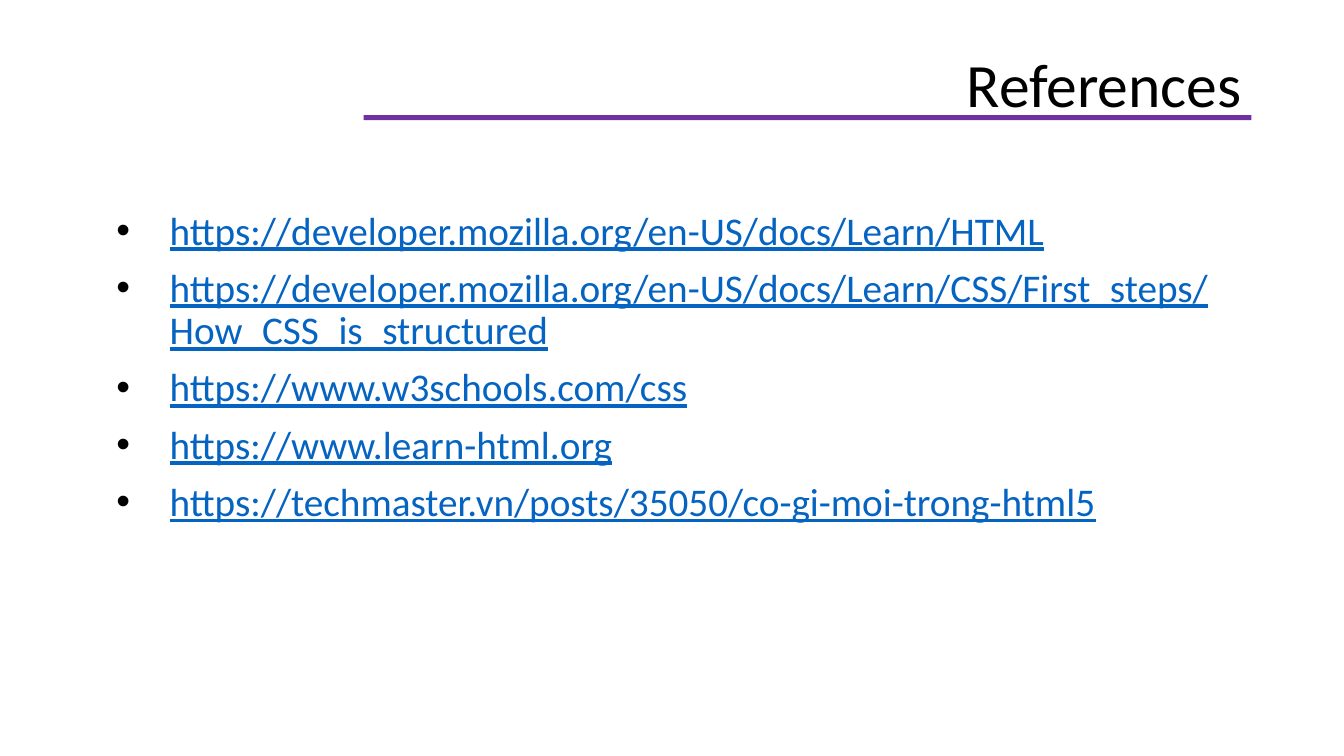
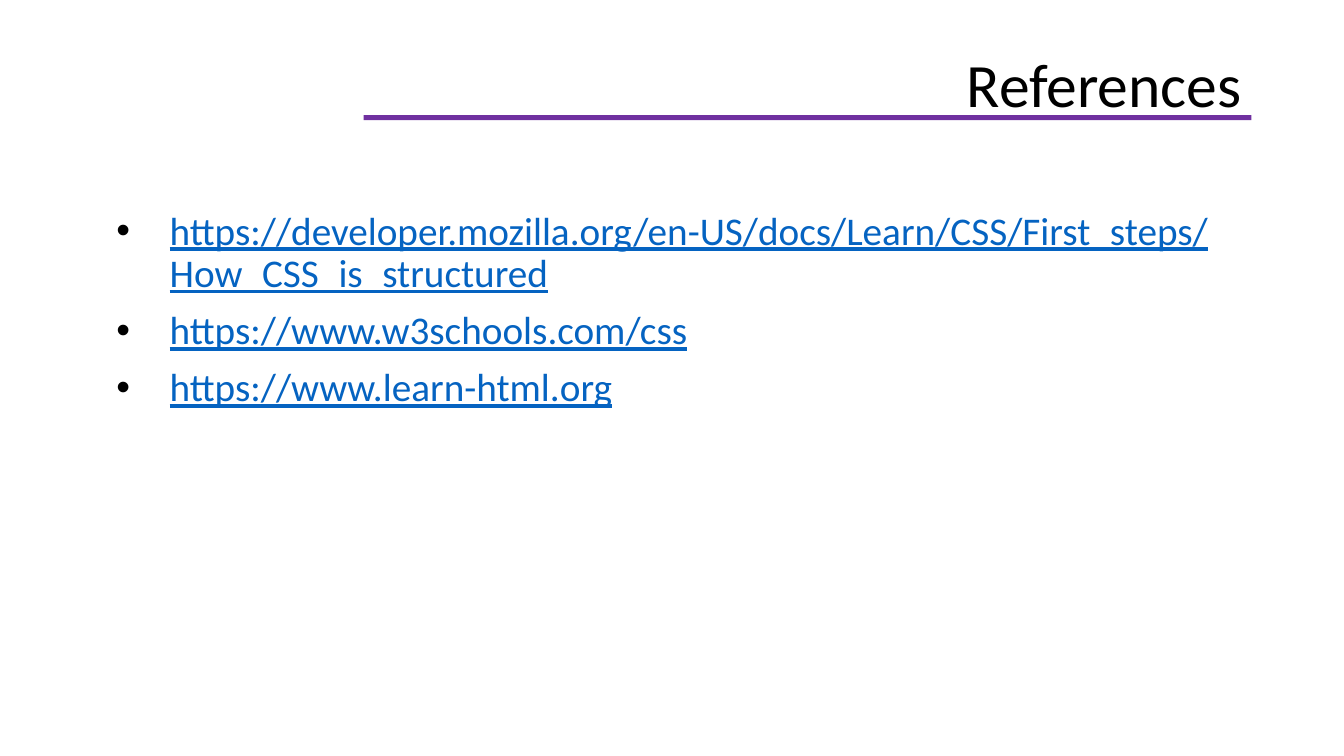
Before and after one commit to giaule91/basic-html, a slide deck: slide 2 of docs/CSS.pptx. Drawn at 1344x756 pixels with LibreOffice and Linux fonts; fonts in the diff are those of the drawing; background and template pictures are left out. Boxes give left, top, right and bottom in pixels: in the first picture for what was removed or moved away, otherwise in the second. Text is boxed around its words. In the diff, an @@ line names an element or a change of style, - is before the commit and + after.

Commit message:
update demo html structure

```diff
--- a/docs/CSS.pptx
+++ b/docs/CSS.pptx
@@ text at (170, 217, 1044, 252): paragraph removed @@
-• https://developer.mozilla.org/en-US/docs/Learn/HTML
@@ text at (170, 488, 1095, 523): paragraph removed @@
-• https://techmaster.vn/posts/35050/co-gi-moi-trong-html5
```
Also in this commit, not shown: 1 slide added, 1 slide removed, 17 other files.
